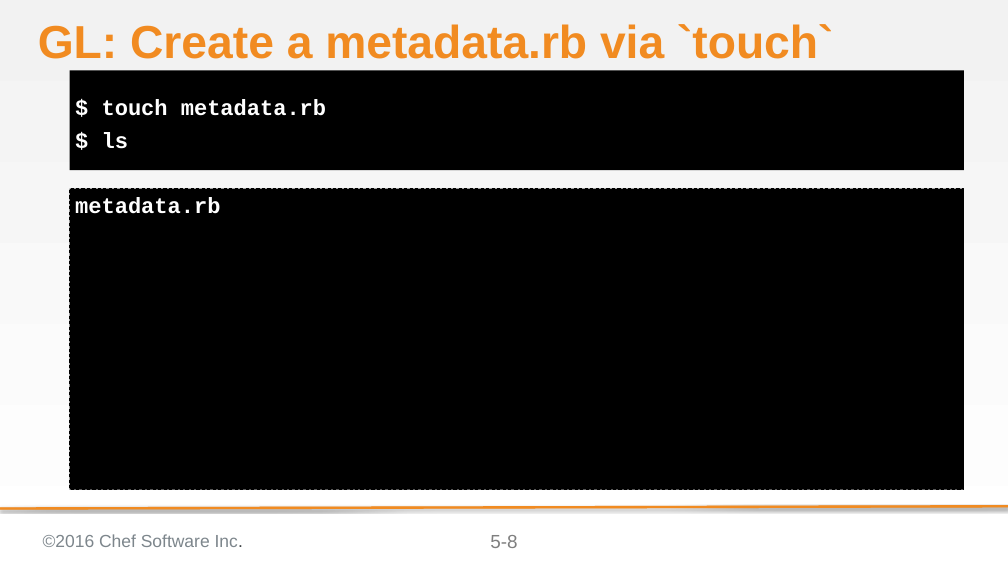
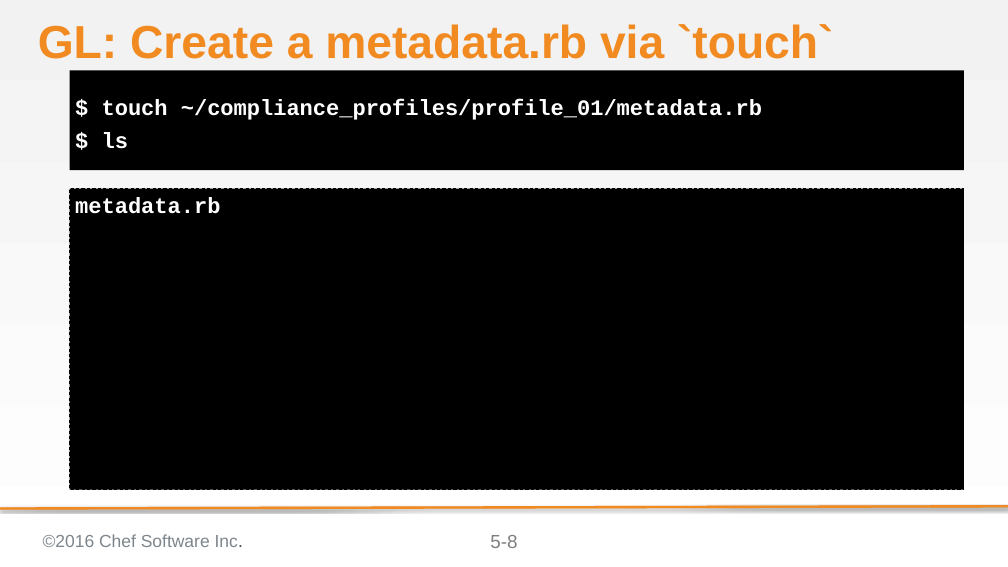
Before and after one commit to bchamby/chef-compliance-installation-configuration-operation, a slide deck: slide 8 of 05-creating-custom-profiles.pptx. Drawn at 1008x567 pixels with LibreOffice and Linux fonts; fonts in the diff are those of the drawing; background and template pictures are left out. Boxes give left, top, right and bottom in pixels: in the first picture for what was removed or moved away, otherwise in the second. Text is boxed around its words. In the diff, an @@ line names an element or a change of style, - is before the commit and + after.

```diff
--- a/05-creating-custom-profiles.pptx
+++ b/05-creating-custom-profiles.pptx
@@ text at (x1=102, y1=99, x2=762, y2=120): text changed @@
-$ touch metadata.rb
+$ touch ~/compliance_profiles/profile_01/metadata.rb
```
Also in this commit, not shown: 2 other files.
